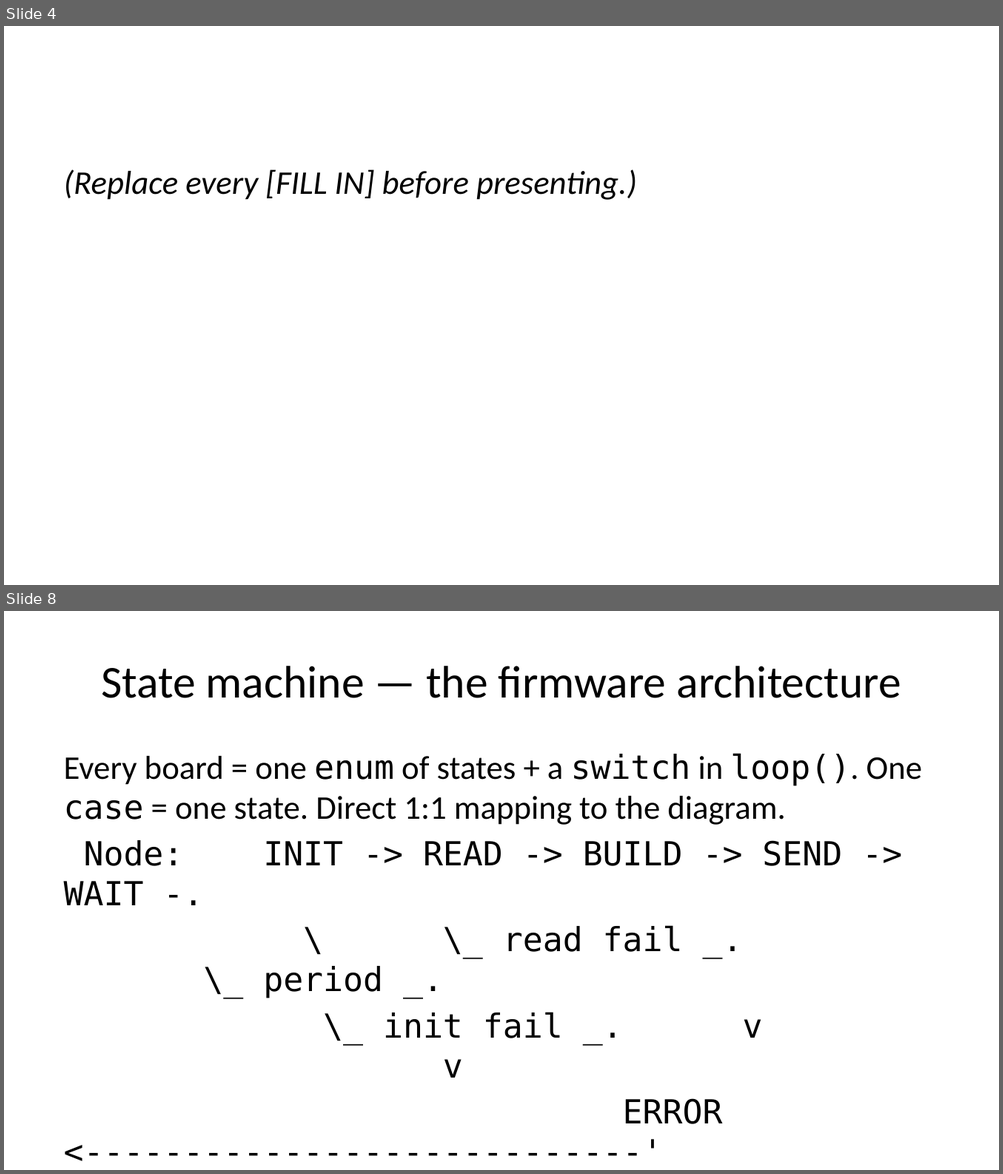
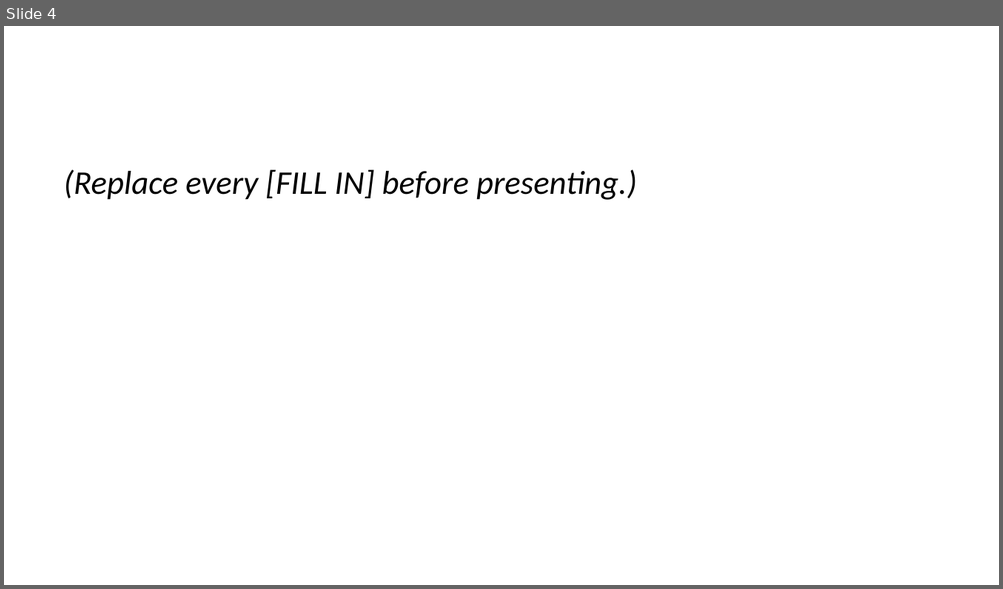
Before and after one commit to Gabrcodes/sunsand-iot-monitor, a slide deck: docs/slides.pptx. Shown one above the other, each under a label of ours: slides 4 and 8 before the commit, slide 4 after it; the slides between them are not shown. The pictures are 1003x1174 and 1003x589 pixels, drawn with LibreOffice and Linux fonts; fonts in the diff are those of the drawing. Boxes give left, top, right and bottom in pixels: in the first picture for what was removed or moved away, otherwise in the second. Text is boxed around its words. In the diff, an @@ line names an element or a change of style, - is before the commit and + after.

```diff
--- a/docs/slides.pptx
+++ b/docs/slides.pptx
@@ slide 8 removed at [4,611,999,1170], background #FFFFFF @@
@@ title removed at [101,666,901,698] @@
-State machine — the firmware architecture
@@ text removed at [64,753,922,1125] @@
-Every board = one enum of states + a switch in loop(). One case = one state. Direct 1:1 mapping to the diagram.
-Node: INIT -> READ -> BUILD -> SEND -> WAIT -.
-\ \_ read fail _. \_ period _.
-\_ init fail _. v v
-ERROR <----------------------------'
-\_ retry _-> INIT
```
Also in this commit, not shown: 12 slides changed, 3 slides added, 2 other slides removed, 15 other files.
